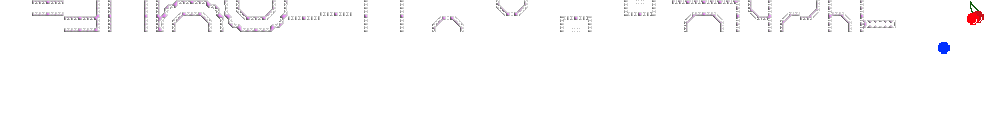
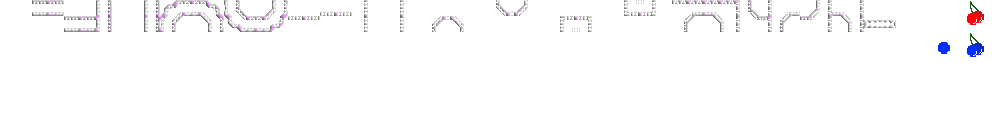
Two versions of the same layered image (992 x 128). Layer-by-layer changes:
renamed "Layer 27 copy 3" to "Layer 27 copy 4", painted on it over box(967, 33, 984, 57)
